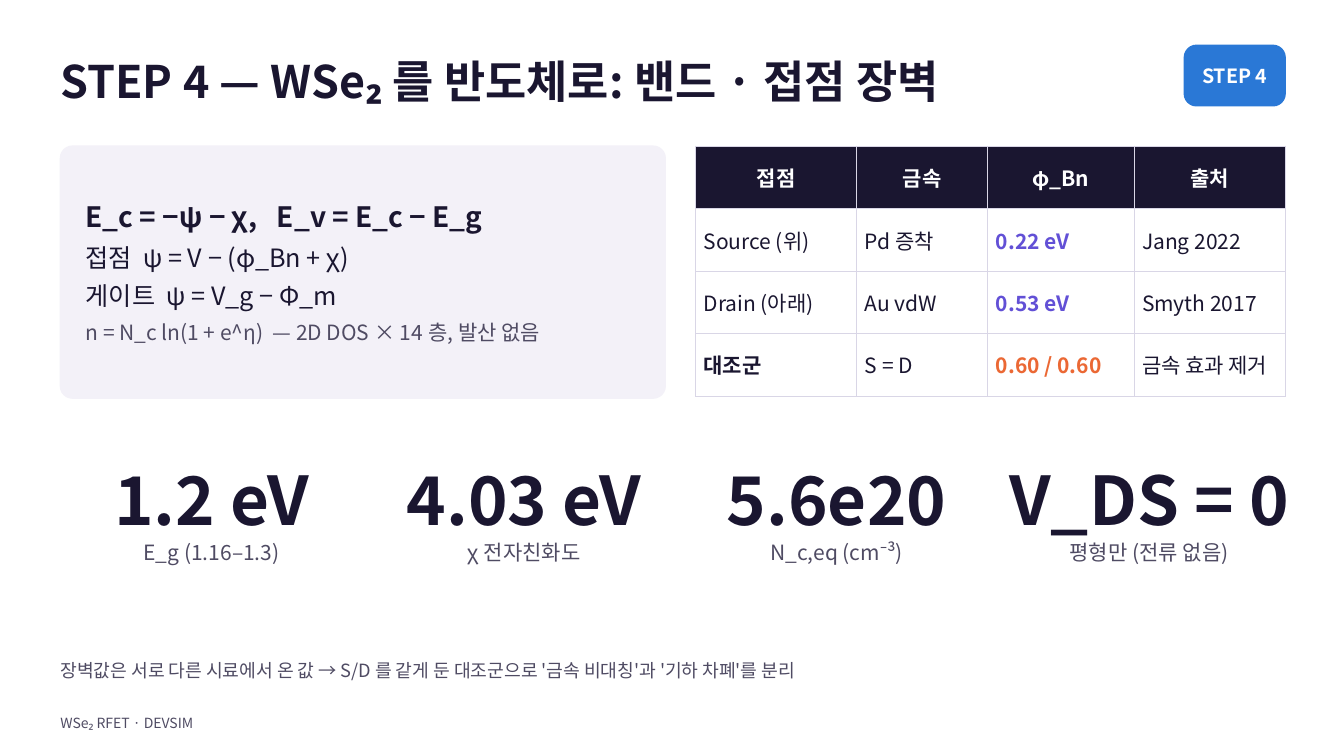
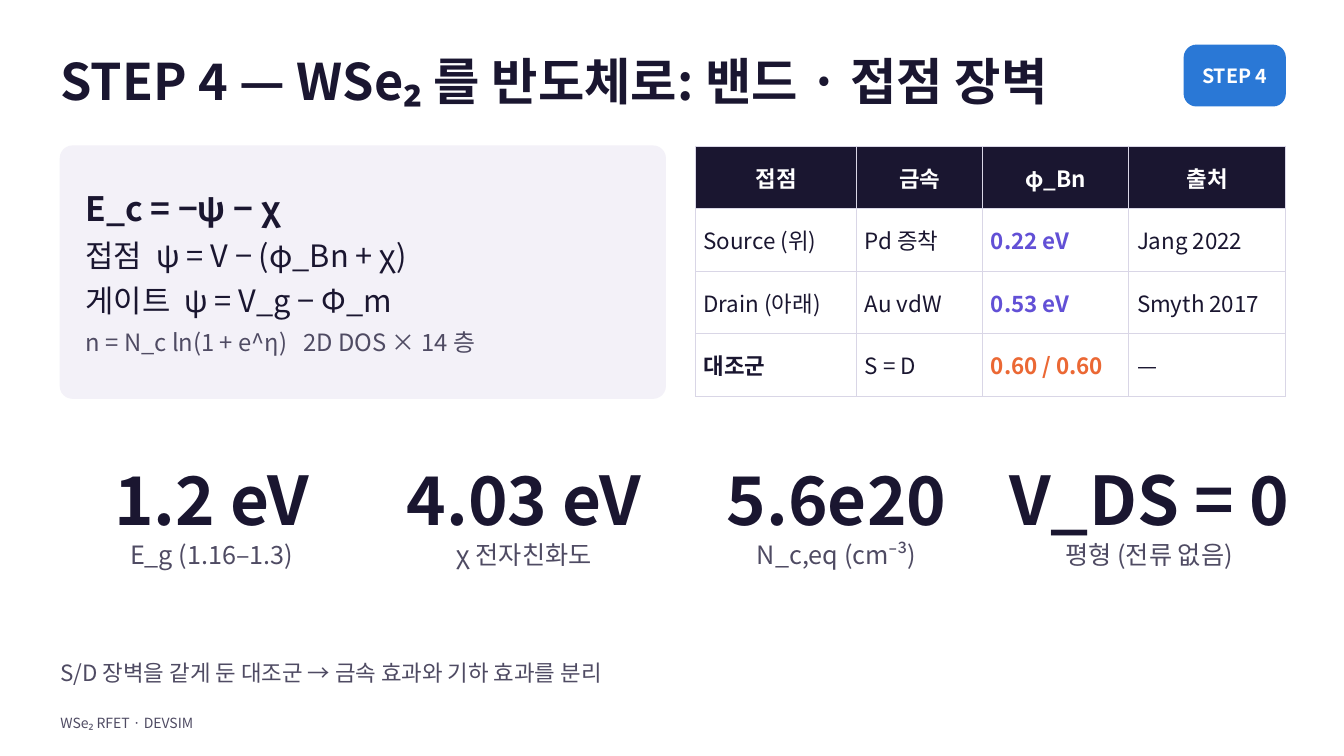
Before and after one commit to jiseonyang-9070/rfet, a slide deck: slide 12 of slides/WSe2_RFET_electrostatics.pptx. Drawn at 1344x756 pixels with LibreOffice and Linux fonts; fonts in the diff are those of the drawing. Boxes give left, top, right and bottom in pixels: in the first picture for what was removed or moved away, otherwise in the second. Text is boxed around its words. In the diff, an @@ line names an element or a change of style, - is before the commit and + after.

```diff
--- a/slides/WSe2_RFET_electrostatics.pptx
+++ b/slides/WSe2_RFET_electrostatics.pptx
@@ title "STEP 4 — WSe₂ 를 ..." at (60, 57, 1048, 105): size 32 to 36 pt @@
@@ table at (696, 146, 1286, 380) @@
-row 4, column 4: 금속 효과 제거
+row 4, column 4: —
@@ size 15 to 16 pt @@
@@ text at (86, 196, 281, 228): text changed; size 20 to 24 pt @@
-E_c = −ψ − χ, E_v = E_c − E_g
+E_c = −ψ − χ
@@ text at (86, 241, 407, 320): size 18 to 22 pt in "접점 ψ = V − (φ_Bn + ...", "게이트 ψ = V_g − Φ_m" @@
@@ text at (86, 331, 475, 356): text changed; size 15 to 17 pt @@
-n = N_c ln(1 + e^η) — 2D DOS × 14 층, 발산 없음
+n = N_c ln(1 + e^η) 2D DOS × 14 층
@@ size 15 to 18 pt in 3 elements at (130, 543, 293, 570), (457, 543, 592, 570), (757, 541, 916, 570) @@
@@ text at (1065, 543, 1233, 569): text changed; size 15 to 18 pt @@
-평형만 (전류 없음)
+평형 (전류 없음)
@@ text at (60, 662, 601, 685): text changed; size 13 to 16 pt @@
-장벽값은 서로 다른 시료에서 온 값 → S/D 를 같게 둔 대조군으로 '금속 비대칭'과 '기하 차폐'를 분리
+S/D 장벽을 같게 둔 대조군 → 금속 효과와 기하 효과를 분리
```
Also in this commit, not shown: 17 other slides changed, 1 other file.
